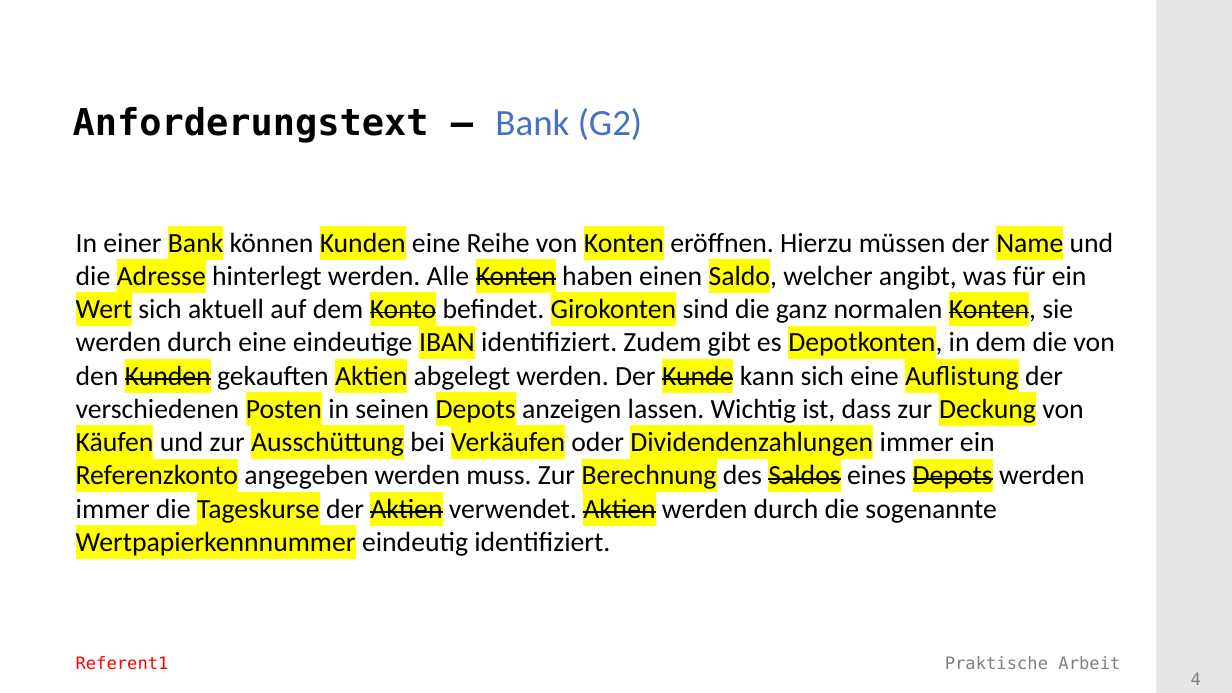
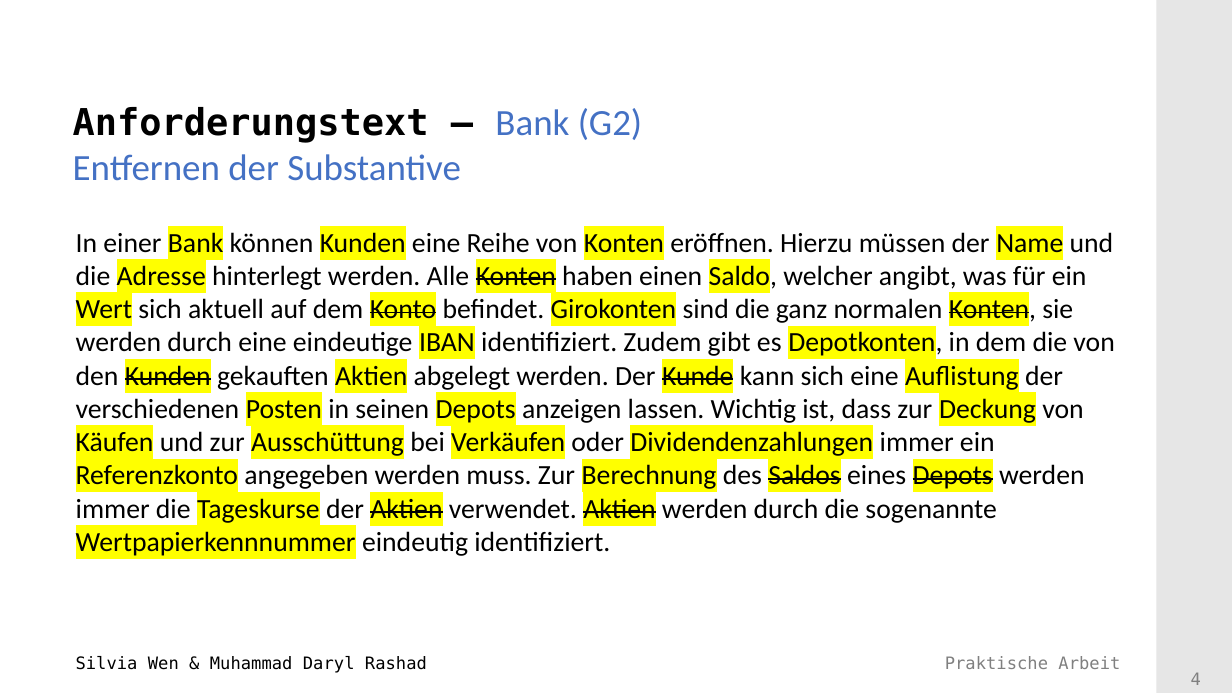
Before and after one commit to Mufasaxi/SimpleBank, a slide deck: slide 4 of Vorlage_Praesentation_2022_Subgroup_2_4_OOA.pptx. Drawn at 1232x693 pixels with LibreOffice and Linux fonts; fonts in the diff are those of the drawing; background and template pictures are left out. Boxes give left, top, right and bottom in pixels: in the first picture for what was removed or moved away, otherwise in the second. Text is boxed around its words. In the diff, an @@ line names an element or a change of style, - is before the commit and + after.

```diff
--- a/Vorlage_Praesentation_2022_Subgroup_2_4_OOA.pptx
+++ b/Vorlage_Praesentation_2022_Subgroup_2_4_OOA.pptx
@@ title at (73,107,642,181): text changed; font DejaVu Sans Mono to Calibri; text colour #000000 to #4471C4; bold off @@
-Anforderungstext – Bank (G2)
+Anforderungstext – Bank (G2)
+Entfernen der Substantive
@@ text at (76,656,427,673): text changed; text colour #FF0000 to #000000 @@
-Referent1
+Silvia Wen & Muhammad Daryl Rashad
```
Also in this commit, not shown: 11 other slides changed, 2 slides added, 3 other files.
